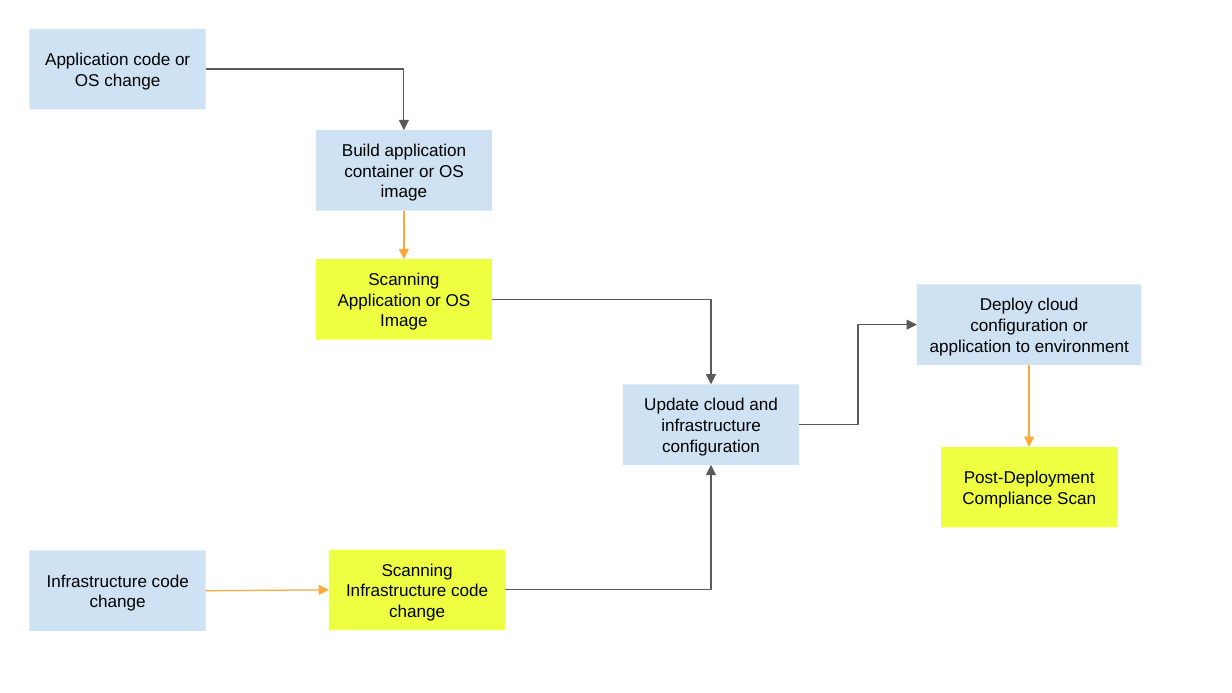
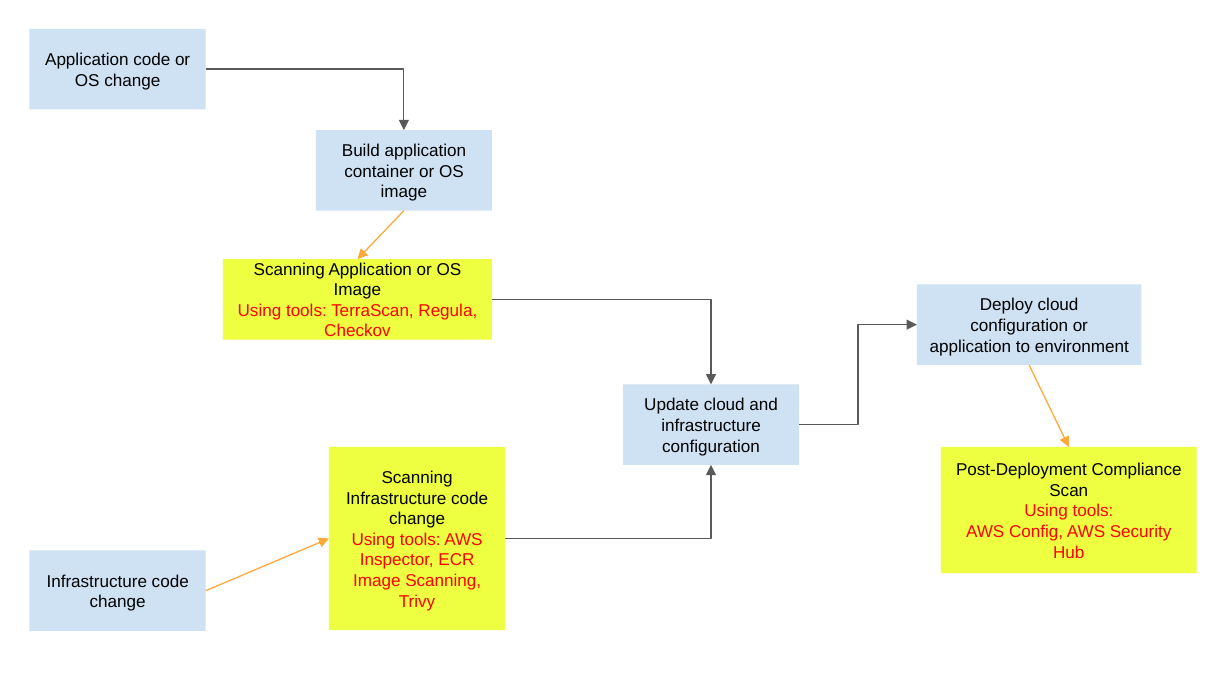
Before and after one commit to chauhuuphat/udacity-project-03, a slide deck: slide 1 of Exercise-5/DevSecOpsPipline.pptx. Drawn at 1232x693 pixels with LibreOffice and Linux fonts; fonts in the diff are those of the drawing. Boxes give left, top, right and bottom in pixels: in the first picture for what was removed or moved away, otherwise in the second. Text is boxed around its words. In the diff, an @@ line names an element or a change of style, - is before the commit and + after.

Commit message:
update E2T2_securityhub, E4T3_securityhub, E2T2_config and E4T3_config screenshots, DevSecOpsPipline diagram

```diff
--- a/Exercise-5/DevSecOpsPipline.pptx
+++ b/Exercise-5/DevSecOpsPipline.pptx
@@ arrow moved from (404, 211) - (404, 259) to (404, 211) - (357, 259) @@
@@ rectangle "Scanning Application or OS Image": place and size @@
-rectangle "Scanning Application or OS Image" at (315, 259, 492, 339)
+rectangle "Scanning Application or OS Image" at (223, 259, 493, 339)
@@ text in rectangle at (238, 303, 477, 340): paragraph added @@
+Using tools: TerraScan, Regula, Checkov
@@ arrow moved from (1029, 365) - (1029, 447) to (1029, 365) - (1069, 447) @@
@@ rectangle "Scanning Infrastructure code change": place and size @@
-rectangle "Scanning Infrastructure code change" at (329, 549, 505, 630)
+rectangle "Scanning Infrastructure code change" at (329, 447, 505, 631)
@@ rectangle "Post-Deployment Compliance Scan": place and size @@
-rectangle "Post-Deployment Compliance Scan" at (941, 447, 1117, 527)
+rectangle "Post-Deployment Compliance Scan" at (941, 447, 1196, 573)
@@ elbow arrow moved from (505, 590) - (711, 464) to (505, 538) - (711, 464) @@
@@ text in rectangle at (966, 503, 1172, 558): paragraphs added @@
+Using tools:
+AWS Config, AWS Security Hub
@@ arrow moved from (206, 590) - (329, 590) to (206, 590) - (329, 538) @@
@@ text in rectangle at (352, 532, 482, 611): paragraph added @@
+Using tools: AWS Inspector, ECR Image Scanning, Trivy
```
Also in this commit, not shown: 7 other files.
